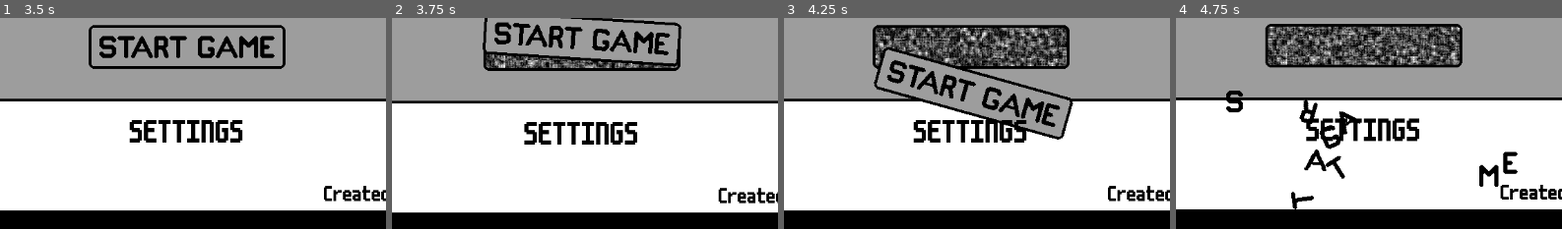
Above: before the commit, frames 1-4 (left to right).
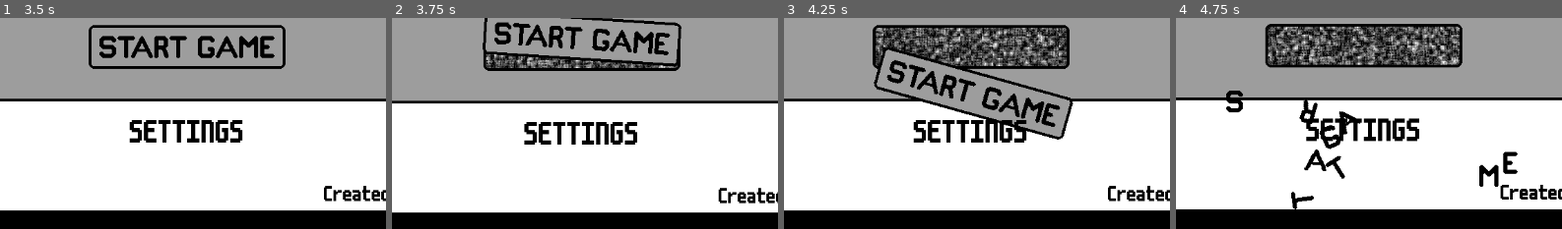
Above: after the commit, the same moments.

Repository: conor-wilson/secret-sapphire
Game: Godot game, scene res://scenes/main.tscn
Two runs of this game, one before a commit and one after it. Both use one fixed random seed, a clock stepped at 60 frames per second and the inputs below.
Inputs (mouse positions are % of the whole screen's width and height, from its top left):
- Up to frame 1 (3.5 s): tap Enter at 0.5 s; move the mouse to (49, 38) at 0.52 s; click (49, 38) at 0.6 s; click "SETTINGS" at 1.25 s; click "BACK" at 2 s; tap Space at 2.75 s; move the mouse to (49, 38) at 2.77 s; click (49, 38) at 2.85 s
- Up to frame 2 (3.75 s): tap Enter at 3.5 s; move the mouse to (49, 56) at 3.52 s; click (49, 56) at 3.6 s
- Up to frame 3 (4.25 s): no input
- Up to frame 4 (4.75 s): move the mouse to (6, 11) at 4.27 s; click (6, 11) at 4.35 s
The pictures show only the part of the screen within x 25-75%, y 49-99%; the shares and areas given below are measured in that part.

Frame 1 is identical in both runs. In frame 2, 1.3% of the frame differs, in the area x 24-74%, y 17-24%; in frame 3, 5.2%; in frame 4, 5.9%, in the area x 23-74%, y 3-23%.

Commit message:
Added random blinking to help bot

Diff:
--- a/let-me-play/scenes/help_bot.gd
+++ b/let-me-play/scenes/help_bot.gd
@@ -3,10 +3,14 @@
 @export var speed:float = 25
 @export var target_markers:Array[Marker2D]
 
+
 var target:Marker2D
+@onready var blink_length:float = $Sprite2D/AnimationPlayer.get_animation("help_bot_idle").length
 
 # Called when the node enters the scene tree for the first time.
 func _ready() -> void:
+
+
 
 	if target_markers.size() == 0:
 
@@ -30,3 +34,16 @@
 	var direction:Vector2 = (target.position - position).normalized()
 
 	position += direction * speed * delta
+#
+## TODO: This is purely for debugging. This function should be removed once it's
+## no-longer needed.
+#func _input(event: InputEvent) -> void:
+	#if event.is_action_pressed("debugbutton"):
+		#_animate_blink()
+
+
+func _on_blink_timer_timeout() -> void:
+	$Sprite2D/AnimationPlayer.play("help_bot_idle")
+	await get_tree().create_timer(blink_length).timeout
+	$Sprite2D/AnimationPlayer.play("RESET")
+	$BlinkTimer.start(randf_range(0.0, 5.0))
--- a/let-me-play/scenes/help_bot.tscn
+++ b/let-me-play/scenes/help_bot.tscn
@@ -2,23 +2,6 @@
 
 [ext_resource type="Script" path="res://scenes/help_bot.gd" id="1_b6jo1"]
 [ext_resource type="Texture2D" uid="uid://1cwslcas3huc" path="res://assets/art/HelpBot-Sheet.png" id="1_nxjie"]
-
-[sub_resource type="Animation" id="Animation_pv5sx"]
-resource_name = "help_bot_idle"
-length = 2.5
-loop_mode = 1
-tracks/0/type = "value"
-tracks/0/imported = false
-tracks/0/enabled = true
-tracks/0/path = NodePath(".:frame")
-tracks/0/interp = 1
-tracks/0/loop_wrap = true
-tracks/0/keys = {
-"times": PackedFloat32Array(0, 1.8, 1.9, 2, 2.1, 2.2, 2.3, 2.4),
-"transitions": PackedFloat32Array(1, 1, 1, 1, 1, 1, 1, 1),
-"update": 1,
-"values": [0, 0, 2, 3, 4, 5, 6, 7]
-}
 
 [sub_resource type="Animation" id="Animation_yd1i7"]
 length = 0.001
@@ -33,6 +16,23 @@
 "transitions": PackedFloat32Array(1),
 "update": 1,
 "values": [0]
+}
+
+[sub_resource type="Animation" id="Animation_pv5sx"]
+resource_name = "help_bot_idle"
+length = 0.8
+loop_mode = 1
+tracks/0/type = "value"
+tracks/0/imported = false
+tracks/0/enabled = true
+tracks/0/path = NodePath(".:frame")
+tracks/0/interp = 1
+tracks/0/loop_wrap = true
+tracks/0/keys = {
+"times": PackedFloat32Array(0, 0.1, 0.2, 0.3, 0.4, 0.5, 0.6, 0.7),
+"transitions": PackedFloat32Array(1, 1, 1, 1, 1, 1, 1, 1),
+"update": 1,
+"values": [0, 0, 2, 3, 4, 5, 6, 7]
 }
 
 [sub_resource type="AnimationLibrary" id="AnimationLibrary_cgdud"]
@@ -57,7 +57,13 @@
 libraries = {
 "": SubResource("AnimationLibrary_cgdud")
 }
-autoplay = "help_bot_idle"
 
 [node name="CollisionShape2D" type="CollisionShape2D" parent="."]
 shape = SubResource("RectangleShape2D_oh5jh")
+
+[node name="BlinkTimer" type="Timer" parent="."]
+wait_time = 2.0
+one_shot = true
+autostart = true
+
+[connection signal="timeout" from="BlinkTimer" to="." method="_on_blink_timer_timeout"]
--- a/let-me-play/scenes/secret_settings_menu.tscn
+++ b/let-me-play/scenes/secret_settings_menu.tscn
@@ -28,7 +28,7 @@
 
 [node name="MarginContainer" type="MarginContainer" parent="CenterContainer"]
 layout_mode = 2
-theme_override_constants/margin_top = 146
+theme_override_constants/margin_top = 128
 
 [node name="VBoxContainer" type="VBoxContainer" parent="CenterContainer/MarginContainer"]
 layout_mode = 2
@@ -41,7 +41,7 @@
 
 [node name="MarginContainer" type="MarginContainer" parent="CenterContainer/MarginContainer/VBoxContainer"]
 layout_mode = 2
-theme_override_constants/margin_top = 128
+theme_override_constants/margin_top = 160
 
 [node name="VBoxContainer" type="VBoxContainer" parent="CenterContainer/MarginContainer/VBoxContainer/MarginContainer"]
 layout_mode = 2
@@ -55,7 +55,7 @@
 theme_override_fonts/font = ExtResource("2_my51e")
 theme_override_font_sizes/font_size = 48
 theme_override_styles/focus = SubResource("StyleBoxEmpty_b1xvw")
-text = "secret setting 1"
+text = "secret setting"
 flat = true
 
 [node name="MuteMusicButton" type="Button" parent="CenterContainer/MarginContainer/VBoxContainer/MarginContainer/VBoxContainer"]
@@ -67,7 +67,7 @@
 theme_override_fonts/font = ExtResource("2_my51e")
 theme_override_font_sizes/font_size = 48
 theme_override_styles/focus = SubResource("StyleBoxEmpty_b1xvw")
-text = "secret setting 2"
+text = "secret setting"
 flat = true
 
 [node name="SecretSettingsButton" type="Button" parent="CenterContainer/MarginContainer/VBoxContainer/MarginContainer/VBoxContainer"]
@@ -79,31 +79,31 @@
 theme_override_fonts/font = ExtResource("2_my51e")
 theme_override_font_sizes/font_size = 48
 theme_override_styles/focus = SubResource("StyleBoxEmpty_b1xvw")
-text = "secret setting 3"
+text = "secret setting"
 flat = true
 
 [node name="HelpBot" parent="." node_paths=PackedStringArray("target_markers") instance=ExtResource("3_prvos")]
-position = Vector2(560, 291)
+position = Vector2(575, 290)
 speed = 10.0
 target_markers = [NodePath("../CageMarkers/CageMarker1"), NodePath("../CageMarkers/CageMarker2"), NodePath("../CageMarkers/CageMarker3"), NodePath("../CageMarkers/CageMarker4"), NodePath("../CageMarkers/CageMarker5")]
 
 [node name="Cage" type="Sprite2D" parent="."]
-position = Vector2(560, 288)
+position = Vector2(575, 290)
 texture = ExtResource("4_oxqhv")
 
 [node name="CageMarkers" type="Node2D" parent="."]
 
 [node name="CageMarker1" type="Marker2D" parent="CageMarkers"]
-position = Vector2(588, 307)
+position = Vector2(603, 308)
 
 [node name="CageMarker2" type="Marker2D" parent="CageMarkers"]
-position = Vector2(532, 270)
+position = Vector2(547, 271)
 
 [node name="CageMarker3" type="Marker2D" parent="CageMarkers"]
-position = Vector2(540, 316)
+position = Vector2(555, 317)
 
 [node name="CageMarker4" type="Marker2D" parent="CageMarkers"]
-position = Vector2(560, 291)
+position = Vector2(575, 290)
 
 [node name="CageMarker5" type="Marker2D" parent="CageMarkers"]
-position = Vector2(581, 261)
+position = Vector2(596, 262)
